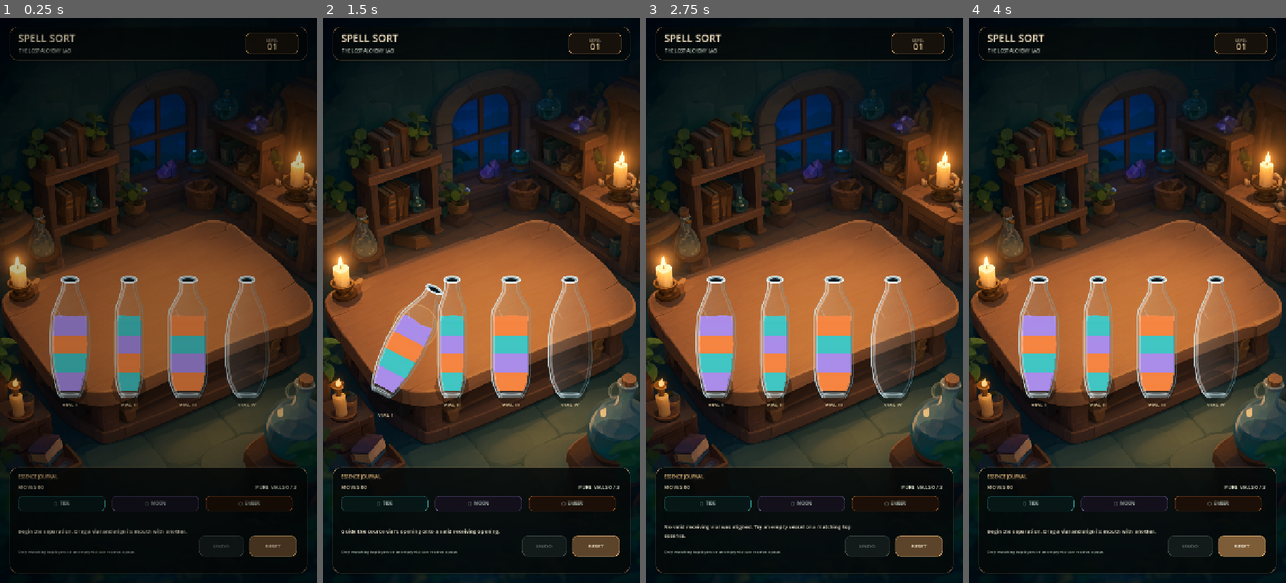
Above: before the commit, frames 1-4 (left to right).
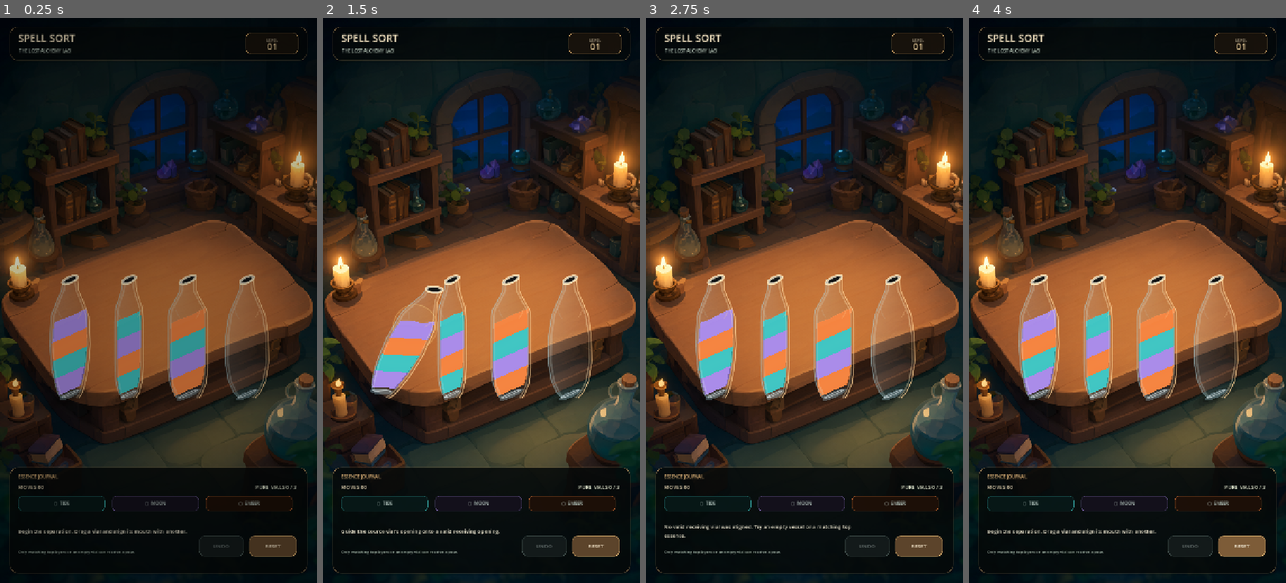
Above: after the commit, the same moments.

Repository: Kryodo/spell-sort-game
Game: Godot game, scene res://scenes/alchemy_interaction_test.tscn
The game is run twice, just before and just after one commit, with the same random seed, the same clock (stepped at 60 frames per second) and the same inputs.
Inputs (mouse positions are in pixels of both pictures, inside the frame that each line leads up to):
- Up to frame 1 (0.25 s): no input
- Up to frame 2 (1.5 s): drag from (481, 300) to (513, 176) at 0.52 s; tap Enter at 1.25 s; drag from (418, 328) to (465, 413) at 1.27 s
- Up to frame 3 (2.75 s): move the mouse to (836, 176) at 2.02 s; click (836, 176) at 2.17 s
- Up to frame 4 (4 s): tap Space at 2.75 s; drag from (1111, 413) to (1032, 215) at 2.77 s; click "RESET" at 3.5 s

The runs differ from the first frame. In frame 1, 2.4% of the frame differs, in the area x 15-86%, y 45-69%; in frame 2, 2.9%; in frame 3, 2.9%; in frame 4, 2.9%.

Commit message:
Align vial footprints and liquid surfaces to illustrated tabletop perspective

Diff:
--- a/scripts/alchemy_bottle.gd
+++ b/scripts/alchemy_bottle.gd
@@ -8,6 +8,8 @@
 const LIQUID_WALL_INSET_PIXELS := 4.5
 const LIQUID_FLOOR_INSET_PIXELS := 5.0
 const LIQUID_BAND_OVERLAP_PIXELS := 1.2
+const TABLETOP_AXIS_ANGLE := -0.418879
+const TABLETOP_SURFACE_SLOPE := -0.4452
 
 var vial_index: int = 0
 var display_name: String = ""
@@ -117,10 +119,27 @@
 	queue_redraw()
 
 
+func get_resting_base_offset() -> Vector2:
+	var rect := _get_vessel_rect()
+	var base_point := Vector2(rect.get_center().x, rect.position.y + rect.size.y * 0.975)
+	return get_point_local_for_pose(base_point, Vector2.ZERO, _draw_scale)
+
+
+func contains_pointer(pointer_in_parent: Vector2) -> bool:
+	var rect := _get_vessel_rect()
+	var pivot := Vector2(size.x * 0.5, size.y * 0.86)
+	var pointer_local: Vector2 = pointer_in_parent - position
+	var untransformed := pivot + (pointer_local - pivot - Vector2(0.0, -_lift)).rotated(-_tilt) / maxf(0.001, _draw_scale)
+	var normalized_y: float = (untransformed.y - rect.position.y) / rect.size.y
+	if normalized_y < 0.0 or normalized_y > 1.0:
+		return false
+	var half_width: float = rect.size.x * _get_profile_at(normalized_y).y
+	return absf(untransformed.x - rect.get_center().x) <= half_width + 12.0
+
+
 func get_mouth_local() -> Vector2:
 	var rect := _get_vessel_rect()
 	return Vector2(size.x * 0.5, rect.position.y + 2.0)
-
 
 
 func get_mouth_local_for_pose(pose: Vector2, draw_scale: float = -1.0) -> Vector2:
@@ -235,9 +254,39 @@
 
 func _draw() -> void:
 	var center_x: float = size.x * 0.5
+	var vessel_rect := _get_vessel_rect()
+	var base_point := Vector2(center_x, vessel_rect.position.y + vessel_rect.size.y * 0.975)
+	var base_center := get_point_local_for_pose(base_point, Vector2.ZERO, _draw_scale)
+
+	# Ground the vessel on the illustrated tabletop with a perspective-aligned
+	# contact ellipse and a softer cast shadow extending down-left.
+	var shadow_scale: float = _draw_scale
+	var cast_shadow := _ellipse_points(
+		base_center + Vector2(-4.0, 5.0),
+		size.x * 0.47 * shadow_scale,
+		size.x * 0.135 * shadow_scale,
+		40,
+		TABLETOP_AXIS_ANGLE
+	)
+	var soft_shadow := _ellipse_points(
+		base_center + Vector2(-2.0, 3.0),
+		size.x * 0.37 * shadow_scale,
+		size.x * 0.105 * shadow_scale,
+		40,
+		TABLETOP_AXIS_ANGLE
+	)
+	var contact_shadow := _ellipse_points(
+		base_center + Vector2(0.0, 1.0),
+		size.x * 0.285 * shadow_scale,
+		size.x * 0.075 * shadow_scale,
+		40,
+		TABLETOP_AXIS_ANGLE
+	)
+	draw_colored_polygon(cast_shadow, Color(0.018, 0.014, 0.010, 0.105))
+	draw_colored_polygon(soft_shadow, Color(0.014, 0.018, 0.018, 0.13))
+	draw_colored_polygon(contact_shadow, Color(0.012, 0.018, 0.018, 0.20))
+
 	var pivot := Vector2(center_x, size.y * 0.86)
-	draw_circle(Vector2(center_x, size.y * 0.87), size.x * 0.34, Color(0.012, 0.022, 0.027, 0.30))
-
 	var draw_origin := pivot + Vector2(0.0, -_lift) - pivot.rotated(_tilt) * _draw_scale
 	draw_set_transform(draw_origin, _tilt, Vector2(_draw_scale, _draw_scale))
 
@@ -247,21 +296,11 @@
 		draw_circle(Vector2(center_x, size.y * 0.46), size.x * 0.43, glow)
 		draw_arc(Vector2(center_x, size.y * 0.46), size.x * 0.43, 0.0, TAU, 48, Color(glow.r, glow.g, glow.b, 0.40), 2.0, true)
 
-	var vessel_rect := _get_vessel_rect()
 	_draw_glass_back(vessel_rect)
 	_draw_liquid(vessel_rect)
 	_draw_glass_front(vessel_rect)
 
 	draw_set_transform(Vector2.ZERO, 0.0, Vector2.ONE)
-	draw_string(
-		ThemeDB.fallback_font,
-		Vector2(0.0, size.y - 5.0),
-		display_name,
-		HORIZONTAL_ALIGNMENT_CENTER,
-		size.x,
-		12,
-		Color(0.96, 0.88, 0.70, 0.96)
-	)
 
 
 func _draw_glass_back(rect: Rect2) -> void:
@@ -306,10 +345,10 @@
 		left_reflection.append(Vector2(left_x + rect.size.x * 0.055, y))
 		right_reflection.append(Vector2(right_x - rect.size.x * 0.055, y))
 
-	draw_polyline(left_edge, Color(0.83, 0.95, 0.98, 0.78), 2.8, true)
-	draw_polyline(right_edge, Color(0.42, 0.67, 0.76, 0.46), 2.2, true)
-	draw_polyline(left_reflection, Color(1.0, 1.0, 1.0, 0.36), 4.5, true)
-	draw_polyline(right_reflection, Color(0.67, 0.84, 0.91, 0.20), 3.0, true)
+	draw_polyline(left_edge, Color(0.68, 0.82, 0.84, 0.48), 2.5, true)
+	draw_polyline(right_edge, Color(1.0, 0.82, 0.58, 0.72), 2.5, true)
+	draw_polyline(left_reflection, Color(0.86, 0.93, 0.90, 0.22), 4.0, true)
+	draw_polyline(right_reflection, Color(1.0, 0.91, 0.72, 0.34), 3.2, true)
 
 	# Short bevel facets catch the light near the shoulders.
 	var facet_y: float = rect.position.y + rect.size.y * 0.23
@@ -323,15 +362,15 @@
 		Vector2(rect.position.x + rect.size.x * 0.73, facet_y + 21.0),
 		Vector2(rect.position.x + rect.size.x * 0.66, facet_y + 28.0)
 	])
-	draw_colored_polygon(facet_left, Color(0.94, 0.99, 1.0, 0.17))
-	draw_colored_polygon(facet_right, Color(0.52, 0.72, 0.79, 0.13))
+	draw_colored_polygon(facet_left, Color(0.78, 0.88, 0.87, 0.10))
+	draw_colored_polygon(facet_right, Color(1.0, 0.82, 0.57, 0.20))
 
 	# The thicker bottom gives the glass a visible, dimensional foot.
 	var bottom_center := Vector2(rect.get_center().x, rect.position.y + rect.size.y * 0.975)
 	var bottom_rx: float = rect.size.x * _get_profile_at(0.96).y * 0.93
-	var outer_base := _ellipse_points(bottom_center, bottom_rx, 7.0, 32)
+	var outer_base := _ellipse_points(bottom_center, bottom_rx, 7.0, 32, TABLETOP_AXIS_ANGLE)
 	draw_colored_polygon(outer_base, Color(0.68, 0.85, 0.91, 0.30))
-	var base_highlight := _ellipse_points(bottom_center + Vector2(0.0, -1.5), bottom_rx * 0.78, 2.1, 32)
+	var base_highlight := _ellipse_points(bottom_center + Vector2(0.0, -1.5), bottom_rx * 0.78, 2.1, 32, TABLETOP_AXIS_ANGLE)
 	draw_polyline(_closed_points(base_highlight), Color(0.97, 1.0, 1.0, 0.52), 1.6, true)
 
 	_draw_open_mouth(rect)
@@ -345,19 +384,19 @@
 	var inner_rx: float = outer_rx * 0.72
 	var inner_ry: float = outer_ry * 0.54
 
-	var outer_rim := _ellipse_points(mouth, outer_rx, outer_ry, 36)
-	draw_colored_polygon(outer_rim, Color(0.64, 0.83, 0.90, 0.72))
-	draw_polyline(_closed_points(outer_rim), Color(0.90, 0.98, 1.0, 0.95), 2.2, true)
-
-	var inner_opening := _ellipse_points(mouth + Vector2(0.0, 0.5), inner_rx, inner_ry, 36)
+	var outer_rim := _ellipse_points(mouth, outer_rx, outer_ry, 36, TABLETOP_AXIS_ANGLE)
+	draw_colored_polygon(outer_rim, Color(0.80, 0.83, 0.80, 0.76))
+	draw_polyline(_closed_points(outer_rim), Color(1.0, 0.88, 0.69, 0.92), 2.2, true)
+
+	var inner_opening := _ellipse_points(mouth + Vector2(0.0, 0.5), inner_rx, inner_ry, 36, TABLETOP_AXIS_ANGLE)
 	draw_colored_polygon(inner_opening, Color(0.012, 0.025, 0.035, 0.92))
-	draw_polyline(_closed_points(inner_opening), Color(0.49, 0.70, 0.78, 0.72), 1.0, true)
+	draw_polyline(_closed_points(inner_opening), Color(0.66, 0.64, 0.54, 0.62), 1.0, true)
 
 	var front_rim := PackedVector2Array()
 	for index in range(19):
 		var angle: float = lerpf(0.0, PI, float(index) / 18.0)
-		front_rim.append(mouth + Vector2(cos(angle) * outer_rx, sin(angle) * outer_ry))
-	draw_polyline(front_rim, Color(1.0, 1.0, 1.0, 0.85), 2.0, true)
+		front_rim.append(mouth + Vector2(cos(angle) * outer_rx, sin(angle) * outer_ry).rotated(TABLETOP_AXIS_ANGLE))
+	draw_polyline(front_rim, Color(1.0, 0.91, 0.73, 0.88), 2.0, true)
 
 
 
@@ -436,6 +475,7 @@
 
 	var left_contour := PackedVector2Array()
 	var right_contour := PackedVector2Array()
+	var center_x: float = rect.get_center().x
 
 	for strip_index in range(LIQUID_BAND_STRIPS):
 		var strip_top: float = body_top + strip_height * float(strip_index)
@@ -447,36 +487,36 @@
 		if half_width <= 2.0:
 			continue
 
-		var strip_rect := Rect2(
-			rect.get_center().x - half_width,
-			strip_top,
-			half_width * 2.0,
-			strip_bottom - strip_top
-		)
+		# The liquid layers follow the same projected tabletop axis as the
+		# vessel's elliptical mouth and foot, rather than reading as flat bars.
+		var left_top := Vector2(center_x - half_width, strip_top - TABLETOP_SURFACE_SLOPE * half_width)
+		var right_top := Vector2(center_x + half_width, strip_top + TABLETOP_SURFACE_SLOPE * half_width)
+		var left_bottom := Vector2(center_x - half_width, strip_bottom - TABLETOP_SURFACE_SLOPE * half_width)
+		var right_bottom := Vector2(center_x + half_width, strip_bottom + TABLETOP_SURFACE_SLOPE * half_width)
+
 		if left_contour.is_empty():
-			left_contour.append(Vector2(strip_rect.position.x, strip_top))
-			right_contour.append(Vector2(strip_rect.end.x, strip_top))
-		left_contour.append(Vector2(strip_rect.position.x, strip_bottom))
-		right_contour.append(Vector2(strip_rect.end.x, strip_bottom))
+			left_contour.append(left_top)
+			right_contour.append(right_top)
+		left_contour.append(left_bottom)
+		right_contour.append(right_bottom)
 
 		var depth_factor: float = 0.07 + 0.08 * sin(PI * (float(strip_index) + 0.5) / float(LIQUID_BAND_STRIPS))
 		var fill_color: Color = liquid_color.lerp(liquid_color.lightened(0.15), depth_factor)
-		draw_rect(strip_rect, fill_color, true, -1.0, false)
+		var band := PackedVector2Array([left_top, right_top, right_bottom, left_bottom])
+		draw_colored_polygon(band, fill_color)
 
 		var side_width: float = minf(2.2, half_width * 0.08)
-		draw_rect(
-			Rect2(strip_rect.position.x, strip_rect.position.y, side_width, strip_rect.size.y),
-			liquid_color.darkened(0.18),
-			true,
-			-1.0,
-			false
+		var left_inner_top := left_top + Vector2(side_width, TABLETOP_SURFACE_SLOPE * side_width)
+		var left_inner_bottom := left_bottom + Vector2(side_width, TABLETOP_SURFACE_SLOPE * side_width)
+		var right_inner_top := right_top + Vector2(-side_width, -TABLETOP_SURFACE_SLOPE * side_width)
+		var right_inner_bottom := right_bottom + Vector2(-side_width, -TABLETOP_SURFACE_SLOPE * side_width)
+		draw_colored_polygon(
+			PackedVector2Array([left_top, left_inner_top, left_inner_bottom, left_bottom]),
+			liquid_color.darkened(0.18)
 		)
-		draw_rect(
-			Rect2(strip_rect.end.x - side_width, strip_rect.position.y, side_width, strip_rect.size.y),
-			liquid_color.darkened(0.24),
-			true,
-			-1.0,
-			false
+		draw_colored_polygon(
+			PackedVector2Array([right_inner_top, right_top, right_bottom, right_inner_bottom]),
+			liquid_color.darkened(0.24)
 		)
 
 	if left_contour.size() >= 2:
@@ -524,10 +564,15 @@
 	for point_index in range(LIQUID_SURFACE_COLUMNS + 1):
 		var normalized_x: float = float(point_index) / float(LIQUID_SURFACE_COLUMNS) * 2.0 - 1.0
 		var x: float = rect.get_center().x + normalized_x * half_width
-		var moving_surface_y: float = surface_y + _get_surface_wave_offset(normalized_x)
-		moving_surface_y = clampf(moving_surface_y, surface_y - maximum_wave - 3.5, fill_bottom - 1.5)
+		var plane_offset: float = TABLETOP_SURFACE_SLOPE * normalized_x * half_width
+		var moving_surface_y: float = surface_y + plane_offset + _get_surface_wave_offset(normalized_x)
+		moving_surface_y = clampf(
+			moving_surface_y,
+			surface_y + plane_offset - maximum_wave - 3.5,
+			fill_bottom + plane_offset - 1.5
+		)
 		top_edge.append(Vector2(x, moving_surface_y))
-		bottom_edge.append(Vector2(x, fill_bottom))
+		bottom_edge.append(Vector2(x, fill_bottom + plane_offset))
 
 	var surface_polygon := PackedVector2Array()
 	for point in top_edge:
@@ -541,6 +586,7 @@
 	var highlight_color: Color = surface_color.lightened(0.35)
 	highlight_color.a = 0.15 + _surface_activity * 0.07 + absf(_slosh) * 0.035
 	draw_polyline(top_edge, highlight_color, 1.25, true)
+
 
 func _is_safe_convex_quad(points: PackedVector2Array) -> bool:
 	if points.size() != 4:
@@ -564,13 +610,19 @@
 	return absf(signed_area) > 0.8
 
 
-func _ellipse_points(center: Vector2, radius_x: float, radius_y: float, segments: int) -> PackedVector2Array:
+func _ellipse_points(
+	center: Vector2,
+	radius_x: float,
+	radius_y: float,
+	segments: int,
+	rotation: float = TABLETOP_AXIS_ANGLE
+) -> PackedVector2Array:
 	var points := PackedVector2Array()
 	for index in range(segments):
 		var angle: float = TAU * float(index) / float(segments)
-		points.append(center + Vector2(cos(angle) * radius_x, sin(angle) * radius_y))
+		var point := Vector2(cos(angle) * radius_x, sin(angle) * radius_y).rotated(rotation)
+		points.append(center + point)
 	return points
-
 
 func _closed_points(points: PackedVector2Array) -> PackedVector2Array:
 	var closed := points.duplicate()
